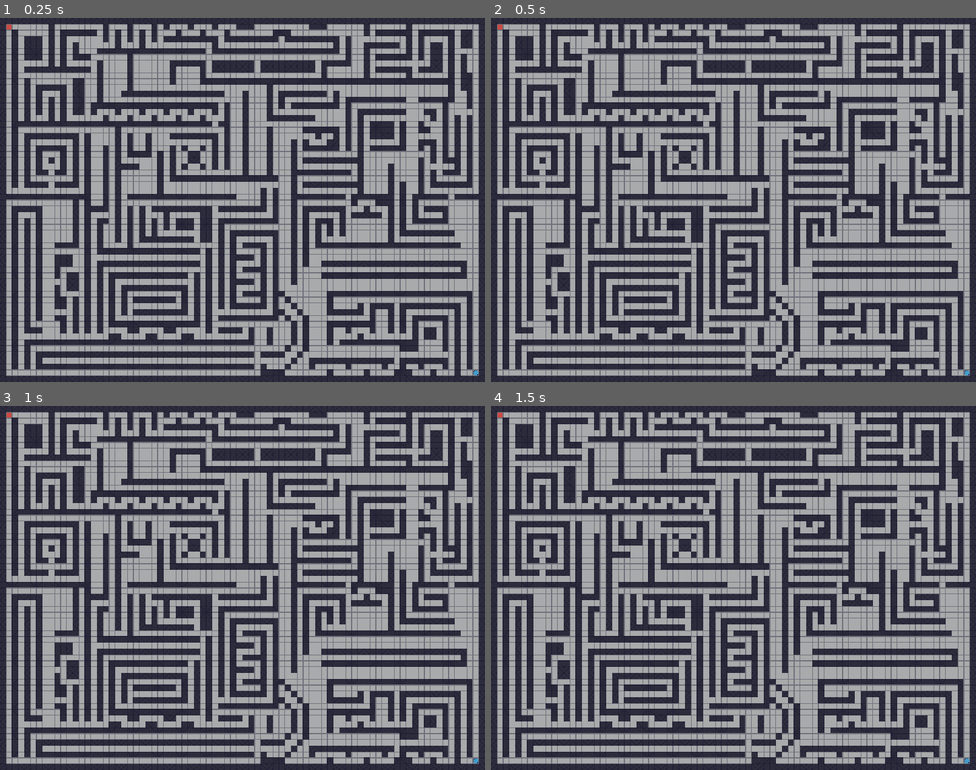
Above: before the commit, frames 1-4 (two rows, left to right).
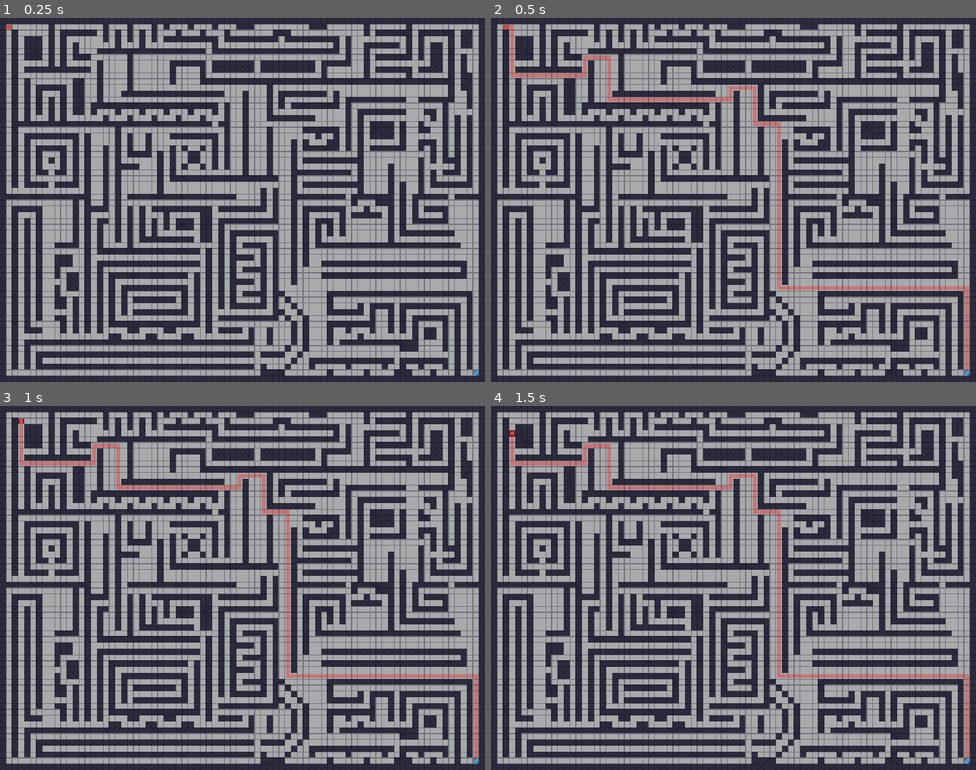
Above: after the commit, the same moments.

Repository: dungeonthegoat/A-Maze-Game
Game: Godot game, scene res://main.tscn
Two runs of this game, one before a commit and one after it. Both use one fixed random seed, a clock stepped at 60 frames per second and the inputs below.
Inputs:
- Up to frame 1 (0.25 s): no input
- Up to frame 2 (0.5 s): no input
- Up to frame 3 (1 s): hold D (right) from 0.53 s (still down)
- Up to frame 4 (1.5 s): tap Enter at 1.25 s; release D (right) at 1.28 s; hold S (down) from 1.28 s (still down)

Frame 1 is identical in both runs. In frame 2, 1.9% of the frame differs, in the area x 1-99%, y 1-97%; in frame 3, 1.9%; in frame 4, 1.9%.

Commit message:
Added independent enemy movement and docs

Diff:
--- a/a_star_challenge_csci_4041/enemy.gd
+++ b/a_star_challenge_csci_4041/enemy.gd
@@ -1,9 +1,15 @@
 class_name Enemy
 extends Sprite2D
 
+@export var independent_movement: bool = false
+@export var move_tick_sec: float = 0.25
+
+@export_group("Nodes")
 @export var map: Map
 @export var player: Player
 @export var line: Line2D
+
+@onready var _move_timer: Timer = Timer.new()
 
 var grid_pos: Vector2i:
 	set(new):
@@ -13,15 +19,31 @@
 func _ready() -> void:
 	SignalBus.player_moved.connect(_player_moved)
 	grid_pos = map.local_to_map(global_position)
+	_move_timer.timeout.connect(_timeout)
+	if independent_movement:
+		_move_timer.autostart = true
+		_move_timer.wait_time = move_tick_sec
+		_move_timer.one_shot = false
+		add_child.call_deferred(_move_timer)
 
-func _player_moved(new_pos: Vector2i) -> void:
-	if new_pos == grid_pos:
+func _timeout() -> void:
+	if not independent_movement: return
+	_move()
+
+
+func _player_moved(_new_pos: Vector2i) -> void:
+	if independent_movement: return
+	_move()
+
+
+func _move() -> void:
+	var path: Array[Vector2i] = map.pathfind(grid_pos, player.grid_pos)
+	grid_pos = path[1]
+	_update_line(path)
+
+	if player.grid_pos == grid_pos:
 		get_tree().reload_current_scene()
 		return
-
-	var path: Array[Vector2i] = map.pathfind(grid_pos, new_pos)
-	grid_pos = path[1]
-	_update_line(path)
 
 func _update_line(path: Array[Vector2i]) -> void:
 	line.clear_points()
--- a/a_star_challenge_csci_4041/main.tscn
+++ b/a_star_challenge_csci_4041/main.tscn
@@ -47,6 +47,7 @@
 position = Vector2(-614, -455)
 texture = SubResource("AtlasTexture_1bvp3")
 script = ExtResource("4_1bvp3")
+independent_movement = true
 map = NodePath("../Map")
 player = NodePath("../Player")
 line = NodePath("../Line2D")
--- a/a_star_challenge_csci_4041/map.gd
+++ b/a_star_challenge_csci_4041/map.gd
@@ -18,7 +18,6 @@
 		h_cost = h
 		f_cost = g + h
 
-
 class CellHeap:
 	var heap: Array[Cell] = []
 	var map: Dictionary[Vector2i, Cell] = {}
@@ -26,6 +25,7 @@
 	func is_empty() -> bool:
 		return heap.is_empty()
 
+	## Inserts a cell at the very end of the array and shifts it up into place
 	func insert(cell: Cell) -> CellHeap:
 		heap.append(cell)
 		cell.heap_idx = heap.size() - 1
@@ -33,11 +33,14 @@
 		_shift_up(cell.heap_idx)
 		return self
 
+	## Removes the top cell of the array and readjusts the rest of the heap
 	func pop() -> Cell:
 		if heap.is_empty(): return null
 		var root: Cell = heap[0]
 		map.erase(root.pos)
 
+		# The last cell is removed and then replaces where the first cell was
+		# so that the heap does not blow up
 		var last: Cell = heap.pop_back()
 		if not heap.is_empty():
 			heap[0] = last
@@ -46,12 +49,16 @@
 
 		return root
 
+	## Attempts to replace a cell in the heap with another cell (at the same
+	## position) with a better g_cost
 	func update_cell(new: Cell) -> void:
 		var old: Cell = map[new.pos]
 		if old and new.g_cost < old.g_cost:
 			old.g_cost = new.g_cost
 			old.f_cost = new.f_cost
 			old.prev = new.prev
+			# Since the new cell is guaranteed to have a higher f_cost,
+			# you only have to worry about shifting it up
 			_shift_up(old.heap_idx)
 
 	func _shift_up(idx: int) -> void:
@@ -79,7 +86,7 @@
 			else: return
 
 	func _get_parent(idx: int) -> int:
-		return (idx - 1) / 2
+		return floori((idx - 1) / 2.0)
 
 	func _get_left_child(idx: int) -> int:
 		return 2 * idx + 1
